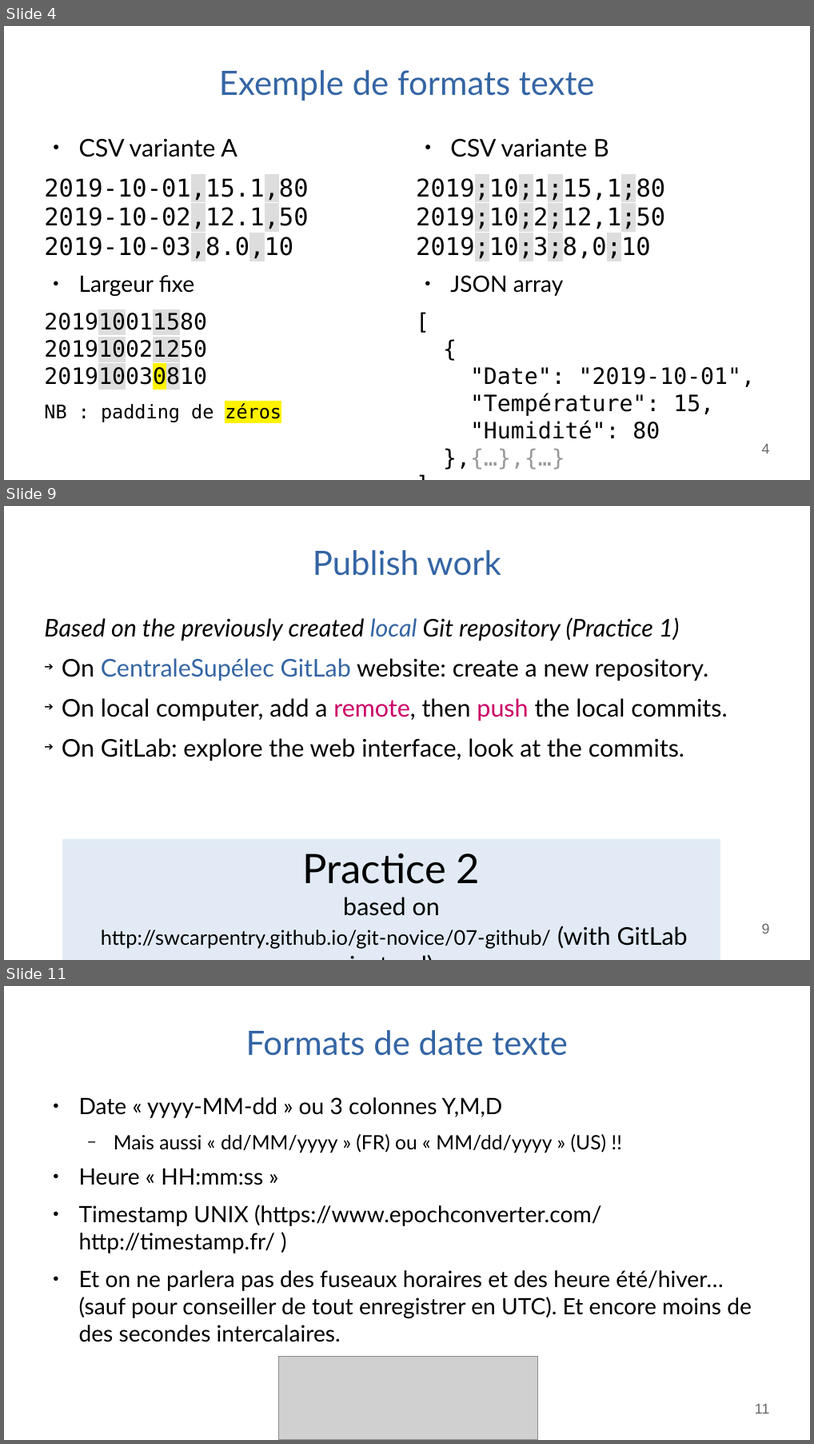
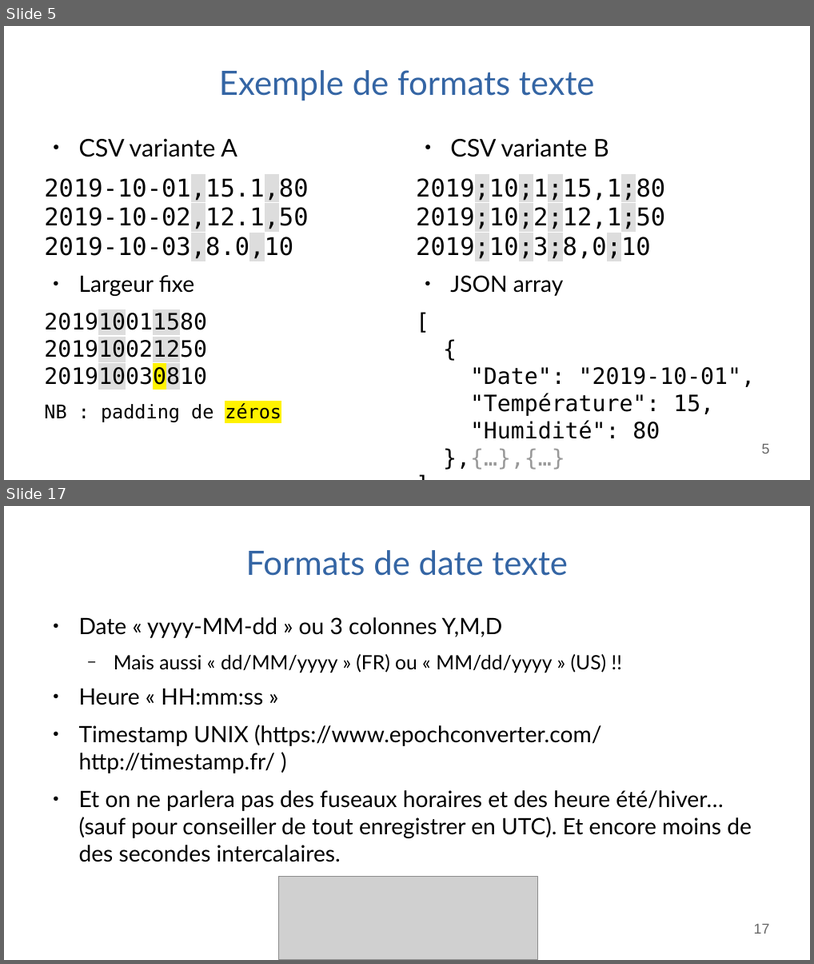
Before and after one commit to pierre-haessig/matlab-data-course, a slide deck: BE Data diapos.odp. Shown one above the other, each under a label of ours: slides 4, 9 and 11 before the commit, slides 5 and 17 after it; the slides between them are not shown. The pictures are 814x1444 and 814x964 pixels, drawn with LibreOffice and Linux fonts; fonts in the diff are those of the drawing; grey boxes stand for pictures. Boxes give left, top, right and bottom in pixels: in the first picture for what was removed or moved away, otherwise in the second. Text is boxed around its words. In the diff, an @@ line names an element or a change of style, - is before the commit and + after.

```diff
--- a/BE Data diapos.odp
+++ b/BE Data diapos.odp
@@ slide 9 removed at (4, 506, 810, 960), background #FFFFFF @@
@@ title removed at (313, 550, 502, 576) @@
-Publish work
@@ text removed at (44, 617, 727, 761) @@
-Based on the previously created local Git repository (Practice 1)
-➔ On CentraleSupélec GitLab website: create a new repository.
-➔ On local computer, add a remote, then push the local commits.
-➔ On GitLab: explore the web interface, look at the commits.
@@ rectangle removed at (62, 839, 721, 960) @@
-Practice 2
-based on
-http://swcarpentry.github.io/git-novice/07-github/ (with GitLab instead)
@@ page number removed at (762, 923, 770, 933) @@
-9
@@ what was slide 4 is now slide 5 @@
@@ page number at (762, 444, 770, 453): text changed @@
-4
+5
@@ what was slide 11 is now slide 17 @@
@@ page number at (754, 924, 770, 933): text changed @@
-11
+17
```
Also in this commit, not shown: 7 slides changed, 10 slides added, 5 other slides removed, 5 other files.
